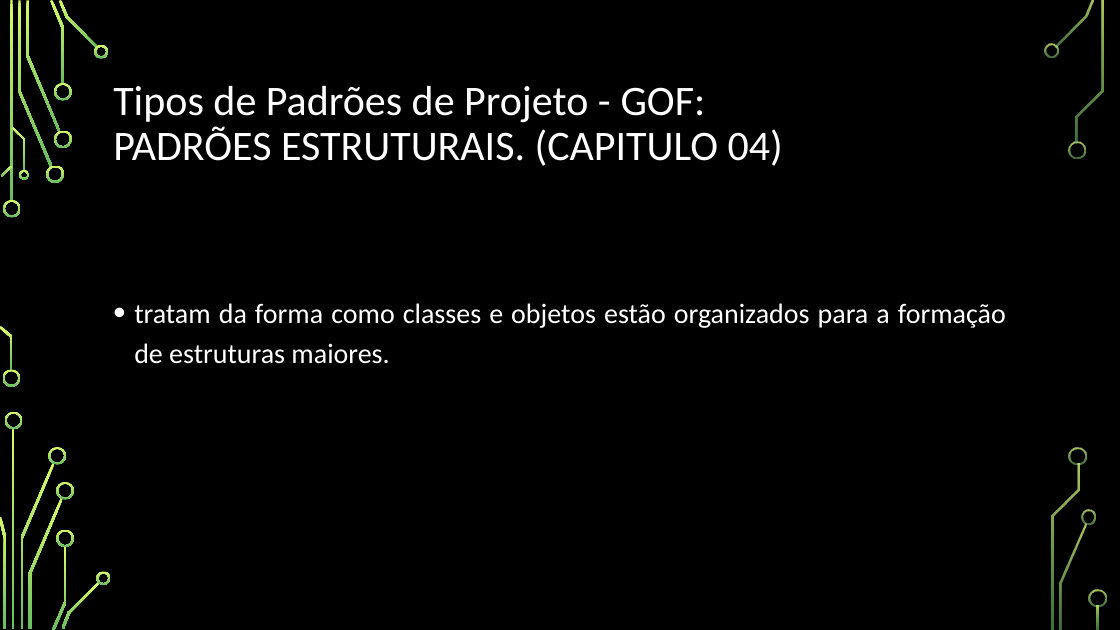
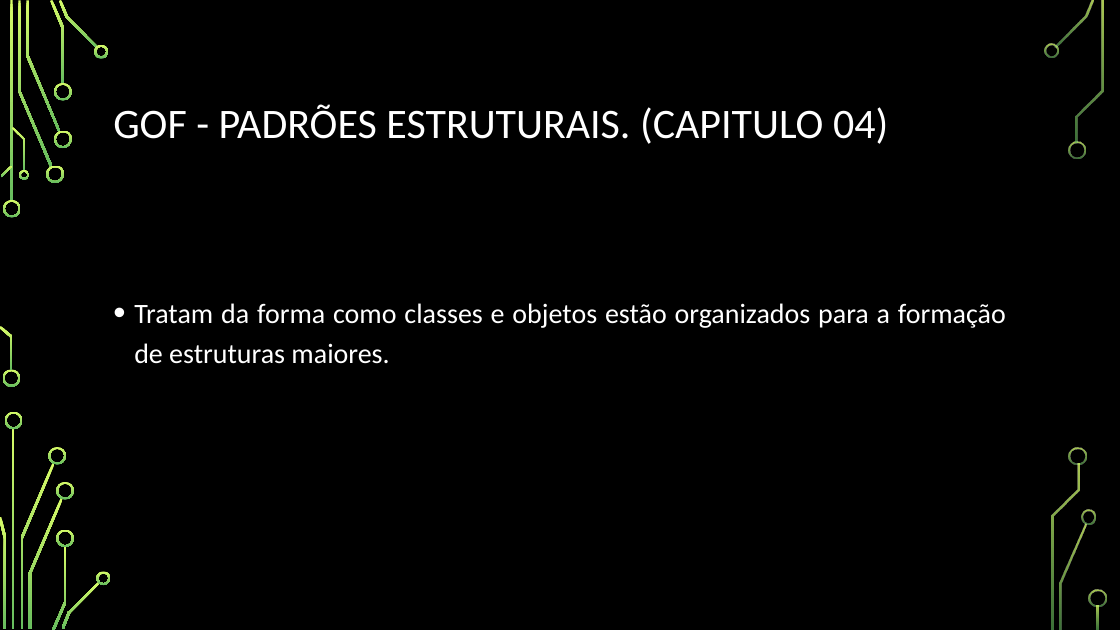
Before and after one commit to Emeson-Santos/Seminario-de-Engenharia---padroes-GoF, a slide deck: slide 24 of PADRÃO DE PROJETO (STRATEGY E INTERPRETER).PPTX (slide 19 before the commit). Drawn at 1120x630 pixels with LibreOffice and Linux fonts; fonts in the diff are those of the drawing; background and template pictures are left out. Boxes give left, top, right and bottom in pixels: in the first picture for what was removed or moved away, otherwise in the second. Text is boxed around its words. In the diff, an @@ line names an element or a change of style, - is before the commit and + after.

```diff
--- a/PADRÃO DE PROJETO (STRATEGY E INTERPRETER).PPTX
+++ b/PADRÃO DE PROJETO (STRATEGY E INTERPRETER).PPTX
@@ title at <box>113,104,888,144</box>: text changed @@
-Tipos de Padrões de Projeto - GOF:
-PADRÕES ESTRUTURAIS. (CAPITULO 04)
+GOF - PADRÕES ESTRUTURAIS. (CAPITULO 04)
@@ text at <box>134,303,1006,364</box>: text changed @@
-• tratam da forma como classes e objetos estão organizados para a formação de estruturas maiores.
+• Tratam da forma como classes e objetos estão organizados para a formação de estruturas maiores.
```
Also in this commit, not shown: 12 other slides changed, 6 slides added.
